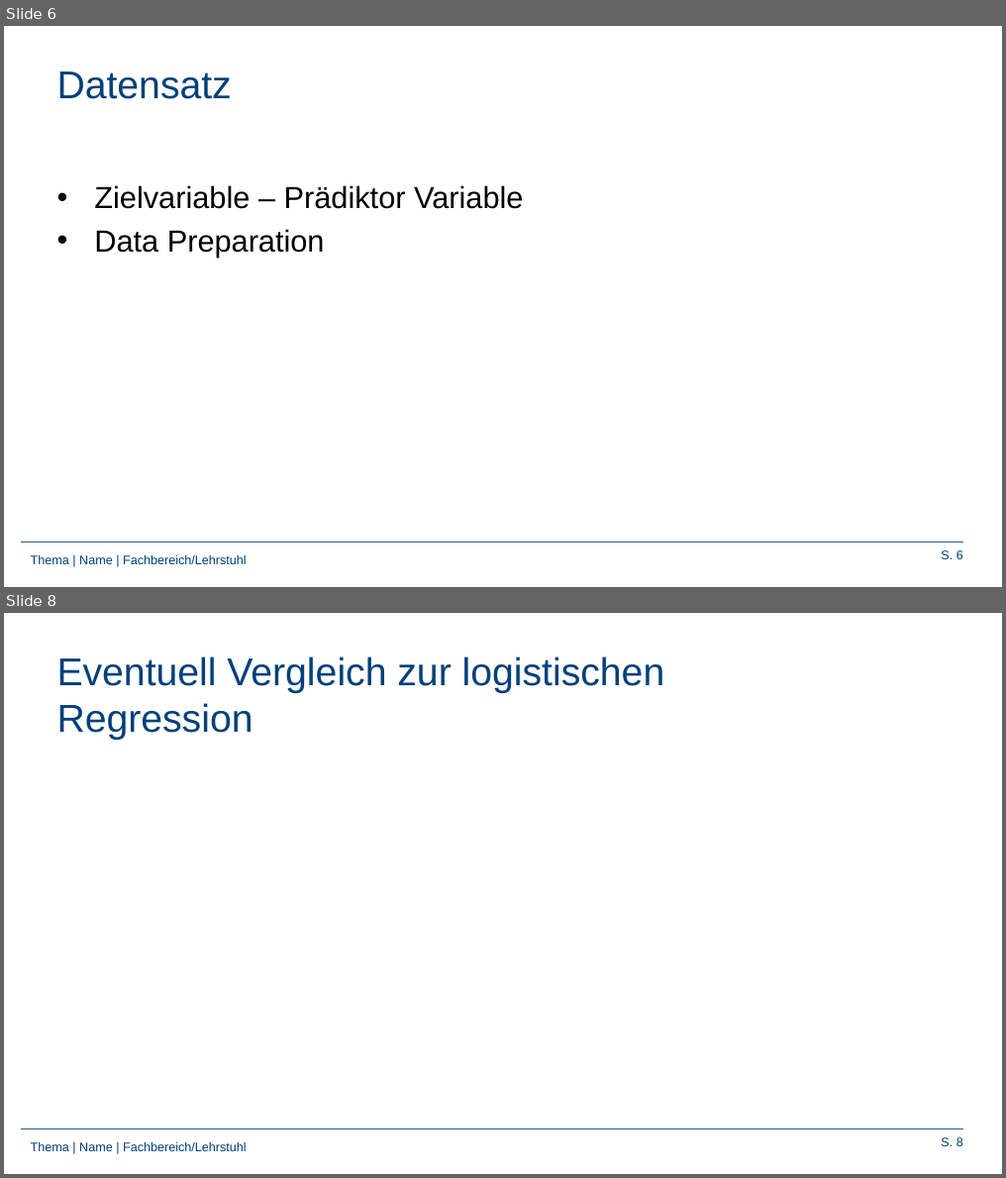
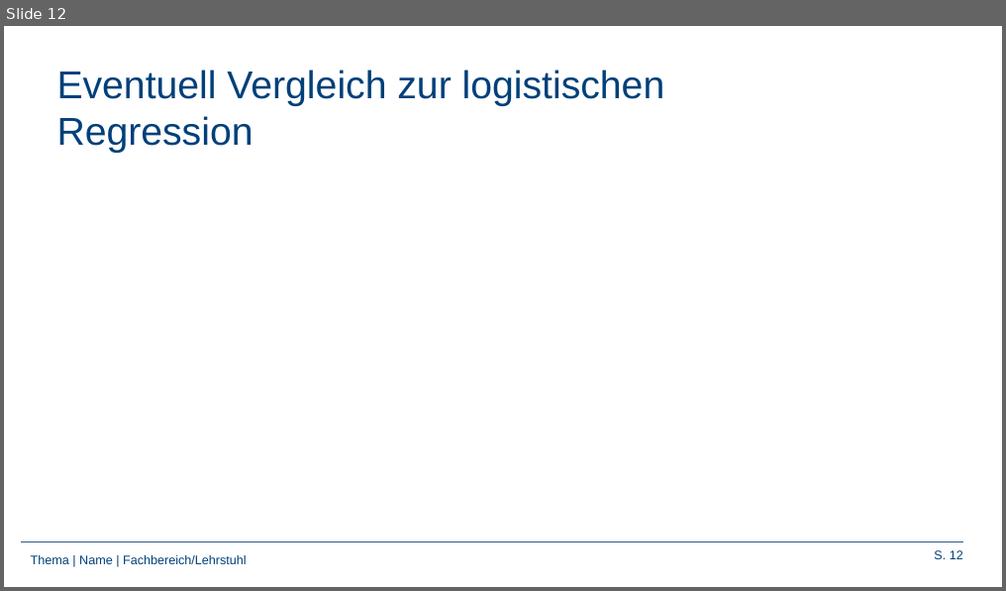
Before and after one commit to Frandersch/Statistical-Machine-Learning, a slide deck: Präsentation/Support Vector Machines.pptx. Shown one above the other, each under a label of ours: slides 6 and 8 before the commit, slide 12 after it; the slides between them are not shown. The pictures are 1006x1178 and 1006x591 pixels, drawn with LibreOffice and Linux fonts; fonts in the diff are those of the drawing; background and template pictures are left out. Boxes give left, top, right and bottom in pixels: in the first picture for what was removed or moved away, otherwise in the second. Text is boxed around its words. In the diff, an @@ line names an element or a change of style, - is before the commit and + after.

```diff
--- a/Präsentation/Support Vector Machines.pptx
+++ b/Präsentation/Support Vector Machines.pptx
@@ slide 6 removed at (4, 26, 1002, 587), background #FFFFFF; not listed: 3 template elements that a slide beside it also shows @@
@@ title removed at (57, 72, 232, 99) @@
-Datensatz
@@ text removed at (94, 185, 523, 257) @@
-• Zielvariable – Prädiktor Variable
-• Data Preparation
@@ what was slide 8 is now slide 12 @@
@@ page number at (934, 551, 963, 560): text changed @@
-S. 8
+S. 12
```
Also in this commit, not shown: 2 slides changed, 9 slides added, 4 other slides removed.
